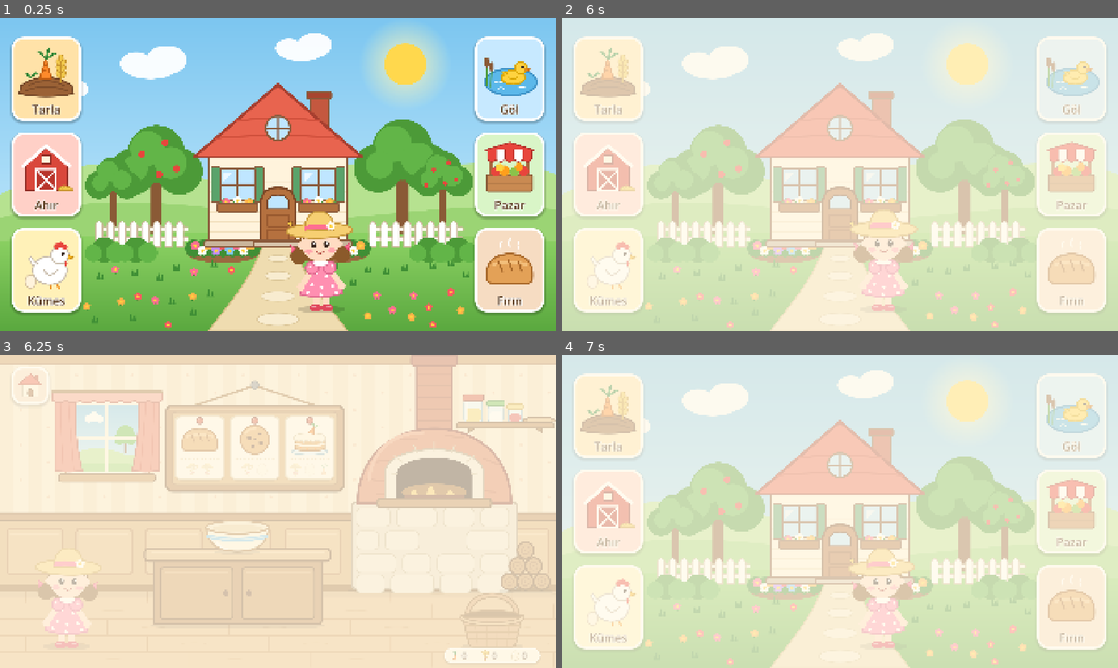
Above: before the commit, frames 1-4 (two rows, left to right).
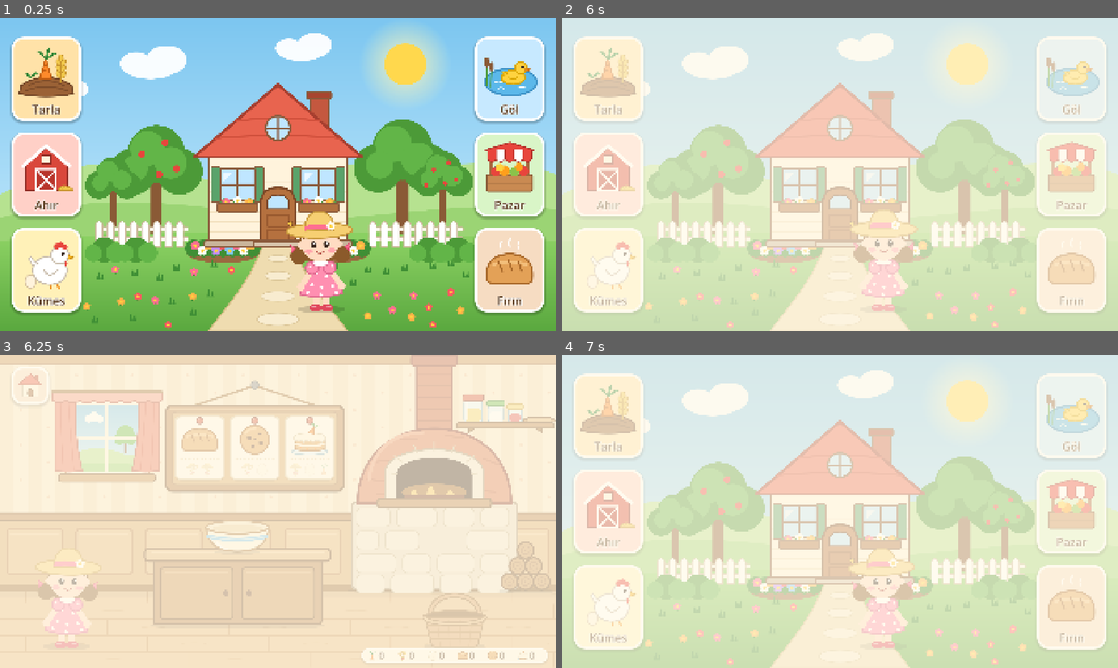
Above: after the commit, the same moments.

Repository: emirsalihgmrk/small-town
Game: Godot game, scene res://scenes/main/home.tscn
Two runs of this game, one before a commit and one after it. Both use one fixed random seed, a clock stepped at 60 frames per second and the inputs below.
Inputs (mouse positions are in pixels of both pictures, inside the frame that each line leads up to):
- Up to frame 1 (0.25 s): no input
- Up to frame 2 (6 s): click (606, 77) at 0.5 s; click (589, 49) at 1.25 s; click (606, 174) at 2 s; click (606, 271) at 2.75 s; click (589, 49) at 3.5 s; click (1073, 77) at 4.25 s; click (1073, 174) at 5 s; click (1073, 271) at 5.75 s
- Up to frame 3 (6.25 s): no input
- Up to frame 4 (7 s): click (589, 386) at 6.5 s

Frames 1-2 are identical in both runs. In frame 3, 1.3% of the frame differs, in the area x 65-99%, y 77-99%; in frame 4, nothing differs.

Commit message:
Fırından pişen ürünü çıkarıp sepete koymayı ekle
- Pişmiş ürün beklerken kapağın üstünden buhar tüter
- Fırına dokununca kapak açılır, ürün buharla öne kayar ve sepete uçar;
  ürün ortak sepete eklenir, kız sevinir; pişerken dokununca fırın
  yalnızca sallanır
- Yeni ürünler: ekmek, kurabiye, havuçlu kek (Items); tarif kimliği
  ürünün kimliğidir (Recipes)
- Sepet menüsü her bölümde 6 ürünü gösterir; fırındaki sepetin sayacı da
  6 ürünlü (sığsın diye sepet biraz sola alındı)
- Sepet sayacındaki simgeler sayıyla çakışmasın diye bir genişliğe
  sığdırılır
- Sahneden çıkarken fırında pişmiş ürün kaldıysa sepete ürün olarak konur
- previews/bakery_stage5.png önizlemesi

Co-Authored-By: Claude Opus 5.5 <noreply@anthropic.com>

Diff:
--- a/scenes/bakery/bakery.tscn
+++ b/scenes/bakery/bakery.tscn
@@ -18,6 +18,9 @@
 [ext_resource type="PackedScene" path="res://scenes/entities/girl.tscn" id="8_girl"]
 [ext_resource type="Texture2D" path="res://assets/art/ui/icons/home.svg" id="9_home"]
 [ext_resource type="PackedScene" path="res://scenes/entities/basket.tscn" id="basket_scene"]
+[ext_resource type="Texture2D" path="res://assets/art/ui/icons/field/carrot.svg" id="carrot_icon"]
+[ext_resource type="Texture2D" path="res://assets/art/field/wheat_bundle.svg" id="wheat_bundle"]
+[ext_resource type="Texture2D" path="res://assets/art/coop/egg.svg" id="egg"]
 [ext_resource type="PackedScene" path="res://scenes/ui/basket_menu.tscn" id="basket_menu"]
 [ext_resource type="Script" path="res://scripts/bakery/bakery.gd" id="bakery_script"]
 [ext_resource type="Script" path="res://scripts/input/tap_router.gd" id="tap_router_script"]
@@ -139,7 +142,15 @@
 position = Vector2(230, 1000)
 
 [node name="Basket" parent="World" node_paths=PackedStringArray("flights") instance=ExtResource("basket_scene")]
-position = Vector2(1700, 1000)
+position = Vector2(1570, 1000)
+item_textures = Dictionary[StringName, Texture2D]({
+&"carrot": ExtResource("carrot_icon"),
+&"wheat": ExtResource("wheat_bundle"),
+&"egg": ExtResource("egg"),
+&"bread": ExtResource("bread"),
+&"cookie": ExtResource("cookie"),
+&"carrot_cake": ExtResource("carrot_cake")
+})
 flights = NodePath("../Flights")
 
 [node name="Flights" type="Node2D" parent="World"]
--- a/scenes/bakery/oven.tscn
+++ b/scenes/bakery/oven.tscn
@@ -11,6 +11,12 @@
 [ext_resource type="Texture2D" path="res://assets/art/bakery/cookie.svg" id="9_cookie"]
 [ext_resource type="Texture2D" path="res://assets/art/bakery/carrot_cake.svg" id="10_cake"]
 [ext_resource type="PackedScene" path="res://scenes/field/effects/sparkle_burst.tscn" id="11_sparkle"]
+[ext_resource type="Texture2D" path="res://assets/art/environment/smoke_puff.svg" id="12_puff"]
+[ext_resource type="Script" path="res://scripts/input/tappable.gd" id="13_tappable"]
+
+[sub_resource type="Gradient" id="Gradient_steam"]
+offsets = PackedFloat32Array(0, 0.3, 1)
+colors = PackedColorArray(1, 1, 1, 0, 1, 1, 1, 0.75, 1, 1, 1, 0)
 
 [node name="Oven" type="Node2D"]
 script = ExtResource("1_oven_script")
@@ -52,3 +58,28 @@
 texture = ExtResource("4_door")
 centered = false
 offset = Vector2(-8, -178)
+
+[node name="Steam" type="CPUParticles2D" parent="Body"]
+position = Vector2(0, -470)
+emitting = false
+amount = 6
+lifetime = 1.8
+local_coords = false
+texture = ExtResource("12_puff")
+emission_shape = 3
+emission_rect_extents = Vector2(70, 6)
+direction = Vector2(0, -1)
+spread = 20.0
+gravity = Vector2(0, -20)
+initial_velocity_min = 40.0
+initial_velocity_max = 70.0
+damping_min = 10.0
+damping_max = 20.0
+scale_amount_min = 0.7
+scale_amount_max = 1.2
+color_ramp = SubResource("Gradient_steam")
+
+[node name="TapArea" type="Node2D" parent="."]
+script = ExtResource("13_tappable")
+area = Rect2(-270, -560, 540, 440)
+priority = 2
--- a/scenes/ui/basket_menu.tscn
+++ b/scenes/ui/basket_menu.tscn
@@ -4,6 +4,9 @@
 [ext_resource type="Texture2D" path="res://assets/art/ui/icons/field/carrot.svg" id="2_carrot"]
 [ext_resource type="Texture2D" path="res://assets/art/field/wheat_bundle.svg" id="3_wheat"]
 [ext_resource type="Texture2D" path="res://assets/art/coop/egg.svg" id="egg"]
+[ext_resource type="Texture2D" path="res://assets/art/ui/icons/bakery/bread.svg" id="bread"]
+[ext_resource type="Texture2D" path="res://assets/art/bakery/cookie.svg" id="cookie"]
+[ext_resource type="Texture2D" path="res://assets/art/bakery/carrot_cake.svg" id="carrot_cake"]
 [ext_resource type="Texture2D" path="res://assets/art/field/basket_back.svg" id="4_basket_back"]
 [ext_resource type="Texture2D" path="res://assets/art/field/basket_front.svg" id="5_basket_front"]
 [ext_resource type="Texture2D" path="res://assets/art/ui/icons/close.svg" id="6_close"]
@@ -87,7 +90,10 @@
 item_icons = Dictionary[StringName, Texture2D]({
 &"carrot": ExtResource("2_carrot"),
 &"wheat": ExtResource("3_wheat"),
-&"egg": ExtResource("egg")
+&"egg": ExtResource("egg"),
+&"bread": ExtResource("bread"),
+&"cookie": ExtResource("cookie"),
+&"carrot_cake": ExtResource("carrot_cake")
 })
 
 [node name="Root" type="Control" parent="."]
--- a/scripts/bakery/bakery.gd
+++ b/scripts/bakery/bakery.gd
@@ -1,14 +1,15 @@
 extends Node2D
 ## Fırın bölümü: eve dönüş, tarif panosundan tarif seçme, sepetten kaseye malzeme koyma, kaşıkla
-## karıştırma (StirHand), hazır hamuru fırına koyma (DoughHand) ve kızın tepkileri. Sepete dokununca
-## sepetin içi açılır.
+## karıştırma (StirHand), hazır hamuru fırına koyma (DoughHand), pişen ürünü fırından sepete alma ve
+## kızın tepkileri. Sepete dokununca sepetin içi açılır.
 ## Kase boşken başka bir karta dokununca tarif değişir; kaseye ilk malzeme konunca öteki kartlar kilitlenir.
 ## Tarif seçilmeden sepetten malzeme çekilmeye çalışılırsa kartlar sallanır; gereken malzeme sepette
 ## yoksa kasenin balonu zıplar, balona dokununca malzemenin geldiği bölüme gidilir. Kase dolunca ve
 ## karışım hamur olunca kız sevinir. Hamur hazırken boş fırın parlayarak çağırır; hamur fırına girince kase
 ## boşalır, kartlar sıfırlanır (yeni tarife başlanabilir), kapak kapanınca kız fırına el sallar, ürün
-## pişince sevinir.
-## Kasedeki ve fırındaki ürünler henüz kayda geçmiyor: sahneden çıkarken malzemeleri ortak sepete geri konur.
+## pişince sevinir. Pişen ürün fırından çıkınca ortak sepete eklenir, sepete uçar ve kız yine sevinir.
+## Kasedeki ve fırındaki ürünler henüz kayda geçmiyor: sahneden çıkarken ortak sepete konur (pişmiş ürün
+## olarak ya da, pişmemişse, malzemeleri olarak).
 
 ## Kızın fırına (sağa) bakan kolu.
 const GIRL_OVEN_ARM: int = 1
@@ -38,6 +39,7 @@
 	_bowl.cleared.connect(_on_bowl_cleared)
 	_oven.door_closed.connect(_girl.wave.bind(GIRL_OVEN_ARM))
 	_oven.baked.connect(_girl.cheer)
+	_oven.taken_out.connect(_on_taken_out)
 	_bowl.bubble_tapped.connect(SceneRouter.go_to_section)
 	_ingredient_hand.no_recipe.connect(_nudge_cards)
 	_ingredient_hand.missing.connect(_bowl.nudge_bubble)
@@ -46,7 +48,9 @@
 func _exit_tree() -> void:
 	for item: StringName in _bowl.contents():
 		Basket.add(item)
-	if not _oven.can_bake():
+	if _oven.has_baked_product():
+		Basket.add(_oven.recipe)
+	elif not _oven.can_bake():
 		for item: StringName in Recipes.ingredients(_oven.recipe):
 			Basket.add(item)
 	SaveGame.save_now()
@@ -68,6 +72,13 @@
 		card.set_locked(card != _selected)
 
 
+## Ürün ortak sepete hemen eklenir (sahne kapansa da kaybolmaz); uçuş yalnızca görünüştür.
+func _on_taken_out(item: StringName, global_point: Vector2) -> void:
+	Basket.add(item)
+	_basket.receive(item, global_point)
+	_girl.cheer()
+
+
 func _on_bowl_cleared() -> void:
 	_selected = null
 	for card: RecipeCard in _cards:
--- a/scripts/bakery/oven.gd
+++ b/scripts/bakery/oven.gd
@@ -3,12 +3,17 @@
 ## Taş fırın. Hamur getirilince (bake) çiğ ürün fırının ağzına oturur ve camlı kapak kapanır; camdan
 ## bakınca ürün bake_time boyunca yavaş yavaş kabarıp kızarır (çiğ resmin üstünde pişmiş resim belirir).
 ## Pişince zil çalar, kapak parlar ve baked yayılır. Fırın asla yakmaz: ürün çıkarılmazsa fırında sıcak
-## bekler. Fırında ürün varken yeni hamur girmez (nudge ile fırın "dolu" diye sallanır).
+## bekler, kapağın üstünden buhar tüter. Fırında ürün varken yeni hamur girmez (nudge ile fırın "dolu" diye
+## sallanır).
+## Pişmiş ürün varken fırına dokununca kapak açılır, ürün buharla öne çıkar ve fırın boşalır; ürün
+## çıkınca taken_out o ürünle ve bulunduğu yerle yayılır (sepete uçurmak için). Pişerken dokunulursa
+## fırın kısaca sallanır.
 ## Hamur hazırken ve fırın boşken fırının ağzı yavaşça parlayarak çağırır (set_inviting). Pişerken ışık
 ## daha hızlı titrer. Kök noktası fırının dibinin ortasıdır.
 
 signal door_closed
 signal baked
+signal taken_out(item: StringName, global_point: Vector2)
 
 ## Ürünün fırında oturduğu yer (altının ortası) ve sığdırıldığı kutu; ürün buradan yukarı kabarır.
 const PRODUCT_POINT: Vector2 = Vector2(0.0, -313.0)
@@ -33,6 +38,13 @@
 const GLOW_BAKING_PERIOD: float = 0.9
 const GLOW_WARM: float = 0.45
 const GLOW_FADE_TIME: float = 0.3
+const DOOR_OPEN_TIME: float = 0.25
+## Çıkarılan ürün fırının ağzından bu kadar öne (aşağı) kayar.
+const TAKE_OUT_SLIDE: Vector2 = Vector2(0.0, 40.0)
+const TAKE_OUT_TIME: float = 0.3
+## Ürün sepete uçmadan önce bu ölçeğe (resmin kendi boyuna göre) küçülür; sepete uçuş bu boydan başlar.
+const HANDOFF_SCALE: float = 0.6
+const HANDOFF_TIME: float = 0.08
 const SCREEN_WIDTH: float = 1920.0
 const MAX_SOUND_PAN: float = 0.6
 
@@ -46,6 +58,7 @@
 @export var sparkle_scene: PackedScene
 @export_file("*.ogg", "*.wav") var door_sound_path: String = "res://assets/audio/sfx/basket_drop.ogg"
 @export_file("*.ogg", "*.wav") var ready_sound_path: String = "res://assets/audio/sfx/plot_ready.ogg"
+@export_file("*.ogg", "*.wav") var take_out_sound_path: String = "res://assets/audio/sfx/carrot_pop.ogg"
 
 ## Fırındaki tarif; fırın boşsa boş.
 var recipe: StringName = &""
@@ -54,6 +67,8 @@
 var _inviting: bool = false
 var _door_sound: AudioStream
 var _ready_sound: AudioStream
+var _take_out_sound: AudioStream
+var _taking_out: bool = false
 var _highlighted: bool = false
 var _highlight_tween: Tween
 var _glow_tween: Tween
@@ -66,6 +81,8 @@
 @onready var _raw: Sprite2D = $Body/Product/Raw
 @onready var _baked: Sprite2D = $Body/Product/Baked
 @onready var _door: Node2D = $Body/Door
+@onready var _steam: CPUParticles2D = $Body/Steam
+@onready var _tap_area: Tappable = $TapArea
 
 
 func _ready() -> void:
@@ -73,6 +90,9 @@
 		_door_sound = load(door_sound_path) as AudioStream
 	if ResourceLoader.exists(ready_sound_path):
 		_ready_sound = load(ready_sound_path) as AudioStream
+	if ResourceLoader.exists(take_out_sound_path):
+		_take_out_sound = load(take_out_sound_path) as AudioStream
+	_tap_area.tapped.connect(_on_tapped)
 	_product.position = PRODUCT_POINT
 	_product.hide()
 	_door.hide()
@@ -99,8 +119,34 @@
 	return not recipe.is_empty() and _time_left > 0.0
 
 
+## Pişmiş ürün fırında bekliyor (çıkarılmakta olan sayılmaz).
 func is_baked() -> bool:
+	return has_baked_product() and not _taking_out
+
+
+## Fırında pişmiş bir ürün var (çıkarılmaktaysa da).
+func has_baked_product() -> bool:
 	return not recipe.is_empty() and _time_left <= 0.0
+
+
+## Pişmiş ürünü çıkarır: kapak açılır, ürün öne kayar, sonra fırın boşalır ve taken_out yayılır. Ürün
+## yoksa hiçbir şey olmaz.
+func take_out() -> void:
+	if not is_baked() or _taking_out:
+		return
+	var item: StringName = recipe
+	_taking_out = true
+	_steam.emitting = false
+	_steam.restart()
+	_steam.emitting = true
+	AudioManager.play_sfx(_take_out_sound, AudioManager.BUS_SFX, 0.0, 1.0, _pan())
+	var tween: Tween = create_tween()
+	tween.tween_property(_door, ^"scale:x", 0.0, DOOR_OPEN_TIME).set_trans(Tween.TRANS_BACK).set_ease(Tween.EASE_IN)
+	tween.tween_callback(_door.hide)
+	tween.tween_property(_product, ^"position", PRODUCT_POINT + TAKE_OUT_SLIDE, TAKE_OUT_TIME) \
+			.set_trans(Tween.TRANS_BACK).set_ease(Tween.EASE_OUT)
+	tween.tween_property(_product, ^"scale", Vector2.ONE * HANDOFF_SCALE, HANDOFF_TIME)
+	tween.tween_callback(_on_taken_out.bind(item))
 
 
 func raw_texture(recipe_id: StringName) -> Texture2D:
@@ -200,7 +246,26 @@
 	var tween: Tween = create_tween()
 	tween.tween_property(_body, ^"scale", READY_SQUASH, READY_SQUASH_TIME).set_trans(Tween.TRANS_QUAD).set_ease(Tween.EASE_OUT)
 	tween.tween_property(_body, ^"scale", Vector2.ONE, SETTLE_TIME).set_trans(Tween.TRANS_ELASTIC).set_ease(Tween.EASE_OUT)
+	_steam.emitting = true
 	baked.emit()
+
+
+func _on_taken_out(item: StringName) -> void:
+	var point: Vector2 = product_point() + _body.global_transform.basis_xform(TAKE_OUT_SLIDE)
+	_product.hide()
+	_product.position = PRODUCT_POINT
+	_steam.emitting = false
+	recipe = &""
+	_taking_out = false
+	_refresh_glow()
+	taken_out.emit(item, point)
+
+
+func _on_tapped(_point: Vector2) -> void:
+	if is_baked():
+		take_out()
+	elif is_baking():
+		nudge()
 
 
 ## Işık: pişerken hızlı titrer, pişince sabit ve ılık kalır, boşken hamur hazırsa yavaşça çağırır.
--- a/scripts/core/items.gd
+++ b/scripts/core/items.gd
@@ -7,3 +7,7 @@
 const WHEAT: StringName = &"wheat"
 ## Kümesteki tavukların yumurtası.
 const EGG: StringName = &"egg"
+## Fırında pişen ürünler (her biri aynı adlı tarifin ürünü, bkz. Recipes).
+const BREAD: StringName = &"bread"
+const COOKIE: StringName = &"cookie"
+const CARROT_CAKE: StringName = &"carrot_cake"
--- a/scripts/core/recipes.gd
+++ b/scripts/core/recipes.gd
@@ -1,10 +1,11 @@
 class_name Recipes
 extends RefCounted
-## Fırındaki tarifler ve malzemeleri. Kimlikler ileride kayıtta da tutulacak; değiştirmek eski kayıtları bozar.
+## Fırındaki tarifler ve malzemeleri. Tarifin kimliği pişen ürünün (Items) kimliğidir: ekmek tarifi
+## sepete ekmek olarak girer. Kimlikler ileride kayıtta da tutulacak; değiştirmek eski kayıtları bozar.
 
-const BREAD: StringName = &"bread"
-const COOKIE: StringName = &"cookie"
-const CARROT_CAKE: StringName = &"carrot_cake"
+const BREAD: StringName = Items.BREAD
+const COOKIE: StringName = Items.COOKIE
+const CARROT_CAKE: StringName = Items.CARROT_CAKE
 
 ## Tarif -> malzemeler. Aynı ürün birden çok kez geçebilir (her biri kasede ayrı bir yuva).
 const INGREDIENTS: Dictionary[StringName, Array] = {
--- a/scripts/entities/basket_view.gd
+++ b/scripts/entities/basket_view.gd
@@ -30,8 +30,9 @@
 const PILE_POP_TIME: float = 0.3
 ## Yığındaki ürünler gerçek boylarının bu oranında çizilir.
 const PILE_SCALE: float = 0.5
-## Sayaçtaki simgeler bu yüksekliğe sığdırılır.
+## Sayaçtaki simgeler bu yüksekliğe ve (sayıyla çakışmasın diye) bu genişliğe sığdırılır.
 const TALLY_ICON_HEIGHT: float = 36.0
+const TALLY_ICON_MAX_WIDTH: float = 40.0
 const TALLY_ENTRY_WIDTH: float = 104.0
 const TALLY_PADDING: float = 10.0
 const SCREEN_WIDTH: float = 1920.0
@@ -202,7 +203,8 @@
 		entry.position.x = x
 		var icon: Sprite2D = entry.get_node(^"Icon") as Sprite2D
 		icon.texture = item_textures[item]
-		icon.scale = Vector2.ONE * (TALLY_ICON_HEIGHT / icon.texture.get_height())
+		icon.scale = Vector2.ONE * minf(TALLY_ICON_HEIGHT / icon.texture.get_height(),
+				TALLY_ICON_MAX_WIDTH / icon.texture.get_width())
 		$Tally.add_child(entry)
 		entry.show()
 		_counts[item] = entry.get_node(^"Count") as Label
Binary file added: previews/bakery_stage5.png
